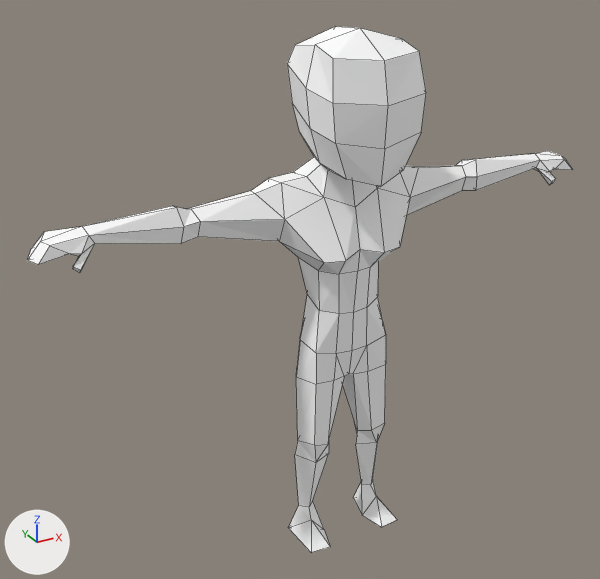
What one commit did to the Blender file Assets/Blends/Player.blend.
Camera for both pictures: a camera (50 mm lens) standing at (-1.48, -2.38, 2.27) and looking at (-0.14, 0.07, 1.04). Arrows for +X, +Y and +Z are at lower left; the lights stay in place. Mesh edges are drawn as thin lines.

Objects in the first picture: 'Character'.
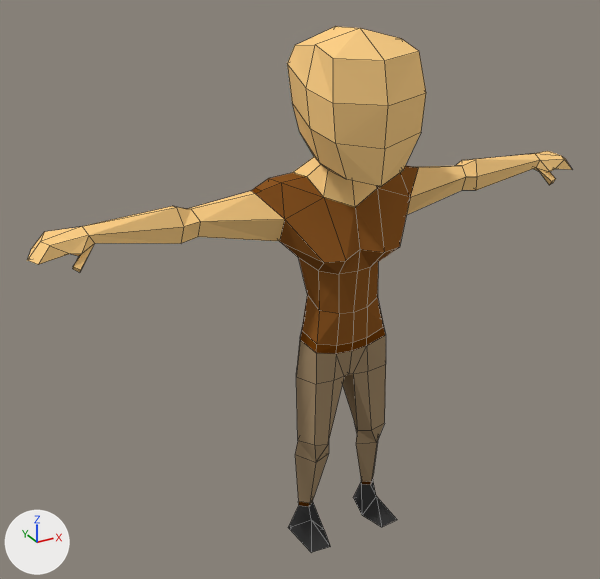
What differs and where, as boxes (x1, y1, x2, y2) in the pictures (600 x 579 px; the box of a moved part takes in the faces that stretch with it):
'Character', recoloured, reshaped
    both: (27, 26, 572, 552)
part 1 of me_cylinder, built on
    both: (295, 295, 385, 507)
part 2 of me_cylinder, moved or reshaped
    both: (400, 165, 419, 197)
part 3 of me_cylinder, moved or reshaped
    both: (251, 178, 284, 219)
part 4 of me_cylinder, recoloured (white to brown)
    both: (269, 173, 410, 314)
part 5 of me_cylinder, recoloured (white to brown)
    both: (295, 335, 386, 462)
part 6 of me_cylinder, recoloured (white to black)
    both: (288, 480, 397, 552)

The edits, one by one:
Material 'black' (mat_black) changes colour from white #ffffff to beige #ffd188; in linear values from (1.0, 1.0, 1.0) to (1.0, 0.638, 0.246).
Material 'PantTrim' (mat_panttrim) is new.
Its base color is (0.0871, 0.0221, 0.0) (brown #532900).
Material 'Shoes' (mat_shoes) is new.
Its base color is (0.0435, 0.0435, 0.0435) (black #3b3b3b).
Material 'Trim' (mat_trim) is new.
Its base color is (0.168, 0.047, 0.00342) (brown #723d0b).
Material 'Pants' (mat_pants) is new.
Its base color is (0.368, 0.258, 0.146) (beige #a38b6b).
Material 'Shirt' (mat_shirt) is new.
Its base color is (0.266, 0.0974, 0.019) (brown #8d5826).
me_cylinder is used by ob_character; location (-0.001, 0.0, 1.133).
me_cylinder had 220 vertices, 248 faces and spanned x -1.09..1.09, y -0.25..0.18, z -1.12..0.83.
me_cylinder now has 244 vertices, 270 faces and spans x -1.09..1.09, y -0.25..0.18, z -1.12..0.83.
Part 1, on me_cylinder:
18 faces are deleted.
18 vertices are added at x -0.18..0.18, y -0.08..0.12, z -0.99..-0.16.
10 new faces join them, mat_shirt (brown #8d5826).
6 new faces join them, mat_panttrim (brown #532900).
10 new faces join them, mat_pants (beige #a38b6b).
10 new faces join them, mat_trim (brown #723d0b).
Part 2, on me_cylinder:
4 faces are deleted.
3 vertices are added at (0.3, 0.1, 0.31), (0.31, 0.02, 0.32), (0.28, 0.13, 0.22).
2 new faces join them, mat_trim (brown #723d0b).
4 new faces join them, mat_shirt (brown #8d5826).
Part 3, on me_cylinder:
4 faces are deleted.
3 vertices are added at (-0.3, 0.1, 0.31), (-0.31, 0.02, 0.32), (-0.28, 0.13, 0.22).
2 new faces join them, mat_trim (brown #723d0b).
4 new faces join them, mat_shirt (brown #8d5826).
me_cylinder part 4: 40 faces spanning x -0.26..0.26, y -0.15..0.18, z -0.15..0.34 switch from mat_black (white #ffffff) to mat_shirt (brown #8d5826).
me_cylinder part 5: 42 faces spanning x -0.2..0.2, y -0.08..0.12, z -0.83..-0.18 switch from mat_black (white #ffffff) to mat_pants (beige #a38b6b).
me_cylinder part 6: 14 faces spanning x -0.21..0.21, y -0.15..0.07, z -1.12..-1.0 switch from mat_black (white #ffffff) to mat_shoes (black #3b3b3b).
me_cylinder now uses material mat_trim (brown #723d0b).
me_cylinder now uses material mat_panttrim (brown #532900).
